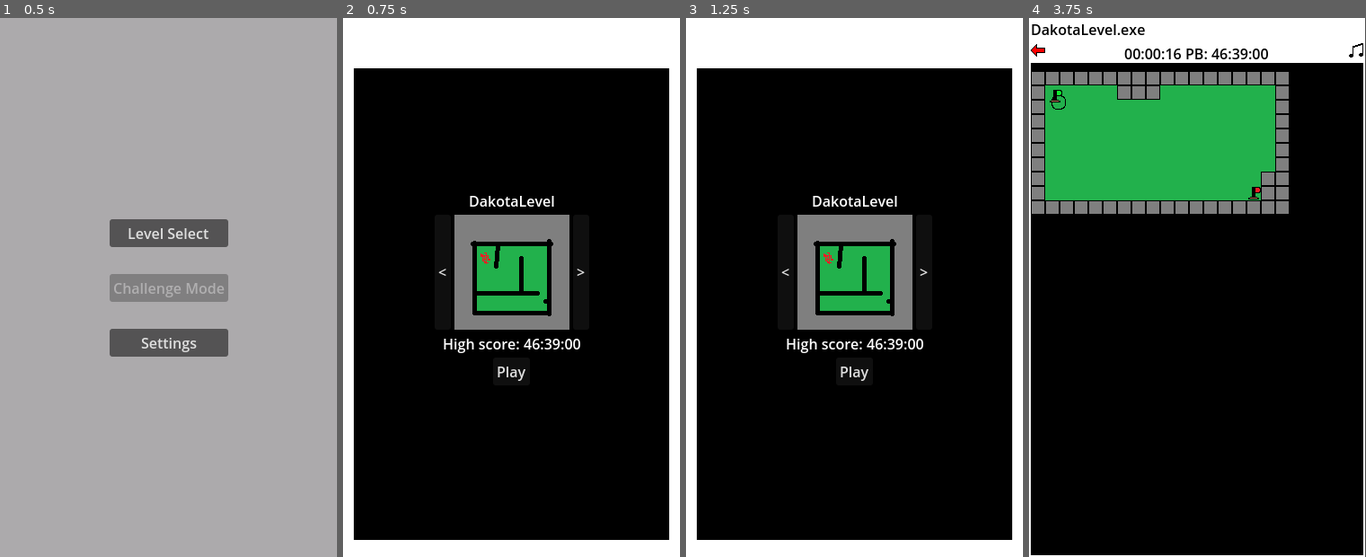
Above: before the commit, frames 1-4 (left to right).
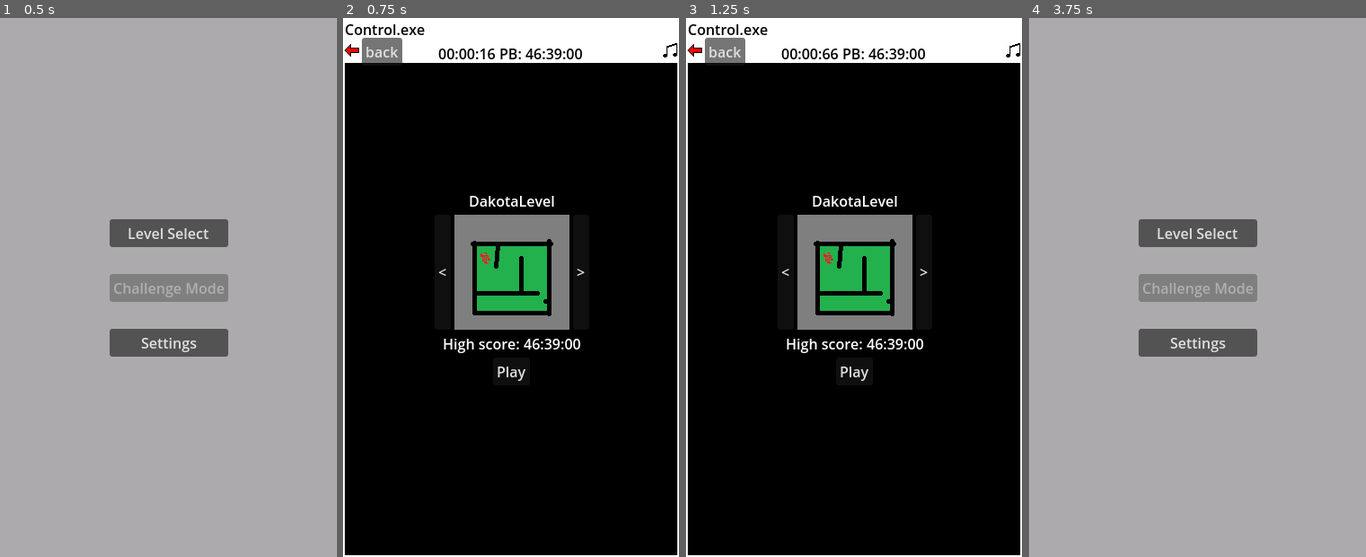
Above: after the commit, the same moments.

Repository: pt80/MobileGame
Game: Godot game, scene res://Scenes/Menus/MainMenu.tscn
Same seed, same stepped clock (60 frames per second), same inputs: the game is played once before the commit and once after it.
Inputs (mouse positions are in pixels of both pictures, inside the frame that each line leads up to):
- Up to frame 1 (0.5 s): no input
- Up to frame 2 (0.75 s): click "Level Select" at 0.5 s
- Up to frame 3 (1.25 s): no input
- Up to frame 4 (3.75 s): click (1039, 55) at 1.27 s; click (1355, 55) at 2.02 s; click (1069, 50) at 2.75 s, where only the run after the commit has a clickable "back"; click (1197, 373) at 3.5 s, where only the run before the commit has a clickable "Play"

Frame 1 is identical in both runs. In frame 2, 9.8% of the frame differs, in the area x 0-100%, y 0-100%; in frame 3, 9.8%; in frame 4, 100%.

Commit message:
save challenge mode high score

Diff:
--- a/Scenes/Menus/LevelSelect.tscn
+++ b/Scenes/Menus/LevelSelect.tscn
@@ -1,7 +1,7 @@
 [gd_scene load_steps=5 format=3 uid="uid://rty6a0w0qrh0"]
 
 [ext_resource type="Script" path="res://Scripts/Menus/LevelSelect.gd" id="1_8yv23"]
-[ext_resource type="Texture2D" uid="uid://dx08o38n7sipq" path="res://Images/background.png" id="2_rvmvp"]
+[ext_resource type="PackedScene" uid="uid://c6og6s6f5eqrn" path="res://Scenes/Overlay.tscn" id="2_eccf3"]
 [ext_resource type="Texture2D" uid="uid://dxf173ejkydvt" path="res://Images/LevelImage.png" id="3_nlsst"]
 [ext_resource type="Texture2D" uid="uid://diiur7b2c5tiy" path="res://Images/Lock.png" id="4_6avgc"]
 
@@ -14,15 +14,8 @@
 grow_vertical = 2
 script = ExtResource("1_8yv23")
 
-[node name="TextureRect" type="TextureRect" parent="."]
-texture_filter = 1
-layout_mode = 1
-anchors_preset = 15
-anchor_right = 1.0
-anchor_bottom = 1.0
-grow_horizontal = 2
-grow_vertical = 2
-texture = ExtResource("2_rvmvp")
+[node name="Overlay" parent="." instance=ExtResource("2_eccf3")]
+layout_mode = 0
 
 [node name="VBoxContainer" type="VBoxContainer" parent="."]
 layout_mode = 1
@@ -99,6 +92,15 @@
 layout_mode = 2
 text = "Play"
 
+[node name="return" type="Button" parent="."]
+layout_mode = 0
+offset_left = 21.0
+offset_top = 22.0
+offset_right = 66.0
+offset_bottom = 53.0
+text = "back"
+
 [connection signal="pressed" from="VBoxContainer/HBoxContainer2/PreviousButton" to="." method="_on_previous_button_pressed"]
 [connection signal="pressed" from="VBoxContainer/HBoxContainer2/NextButton" to="." method="_on_next_button_pressed"]
 [connection signal="pressed" from="VBoxContainer/HBoxContainer3/PlayButton" to="." method="_on_button_pressed"]
+[connection signal="pressed" from="return" to="." method="_on_return_pressed"]
--- a/Scripts/Autoloads/GameManager.gd
+++ b/Scripts/Autoloads/GameManager.gd
@@ -17,6 +17,7 @@
 
 func PlayNextChallengeLevel():
 	CurrentLevel += 1
+	CurrentScore += 1
 	if CurrentLevel > SaveManager.SaveFile.Metadata.size() - 1:
 		CurrentLevel = 0
 	get_tree().change_scene_to_file(SaveManager.SaveFile.Metadata[CurrentLevel]['scene'])
--- a/Scripts/Characters/MainCharacter.gd
+++ b/Scripts/Characters/MainCharacter.gd
@@ -21,6 +21,10 @@
 func Death():
 	print('our hero is dead')
 	AudioManager.PlaySoundEffect(load("res://Audio/SFX/snare.wav"))
-	global_position = start_point.global_position
 	if GameManager.ChallengeMode:
 		print('back to menu')
+		get_tree().change_scene_to_file("res://Scenes/Menus/LevelSelect.tscn")
+		GameManager.CurrentLevel = 0
+		GameManager.CurrentScore = 0
+	elif !GameManager.ChallengeMode:
+		global_position = start_point.global_position
--- a/Scripts/EndPoint.gd
+++ b/Scripts/EndPoint.gd
@@ -17,6 +17,8 @@
 		elif GameManager.ChallengeMode:
 			print('keep going')
 			GameManager.PlayNextChallengeLevel()
+			if SaveManager.SaveFile.ChallengeModeHighScore < GameManager.CurrentScore:
+				SaveManager.SaveFile.ChallengeModeHighScore = GameManager.CurrentScore
 
 func UnlockNextLevel():
 	if GameManager.CurrentLevel < SaveManager.SaveFile.Metadata.size() - 1:
--- a/Scripts/LevelData.gd
+++ b/Scripts/LevelData.gd
@@ -2,6 +2,7 @@
 class_name LevelData
 
 @export var CurrentLevel = 0
+@export var ChallengeModeHighScore = 0
 
 @export var Metadata = [
 	{
--- a/Scripts/Menus/LevelSelect.gd
+++ b/Scripts/Menus/LevelSelect.gd
@@ -42,3 +42,7 @@
 		unlock_image.visible = false
 
 	level_name_label.text = File.Metadata[GameManager.CurrentLevel]['name']
+
+
+func _on_return_pressed():
+	get_tree().change_scene_to_file("res://Scenes/Menus/MainMenu.tscn")
